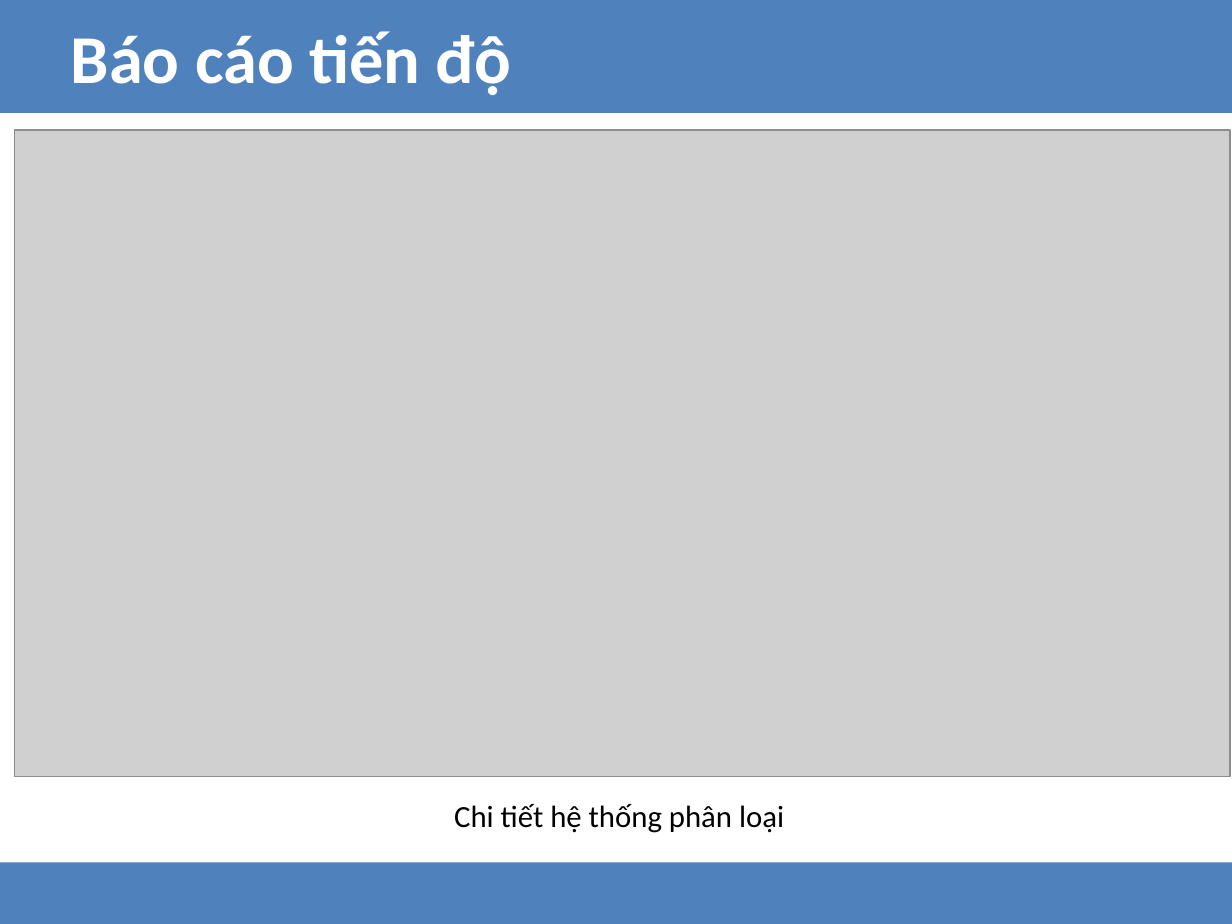
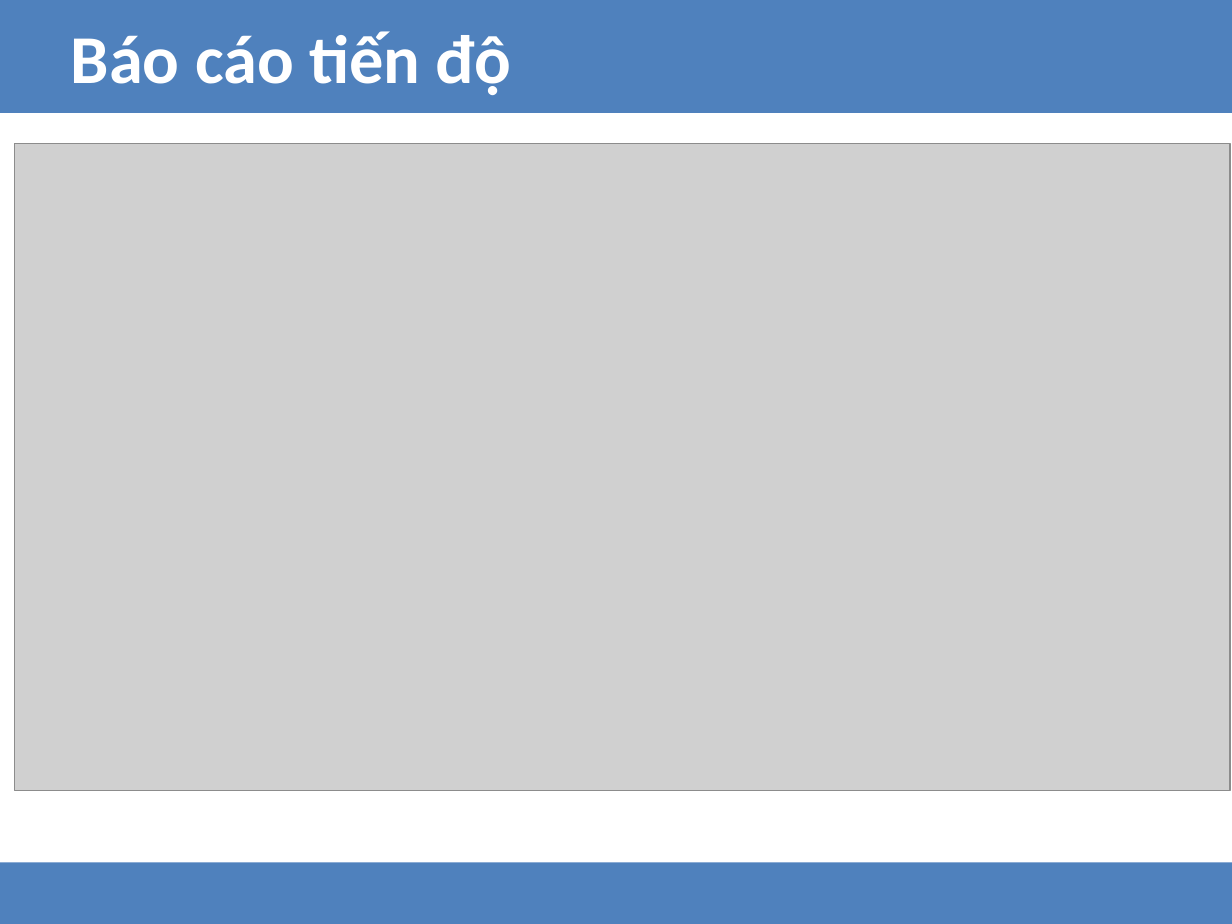
Before and after one commit to hungnd1475/graduate-thesis-hcmut-2015, a slide deck: slide 4 of reports/lvtn/presentation.pptx. Drawn at 1232x924 pixels with LibreOffice and Linux fonts; fonts in the diff are those of the drawing; grey boxes stand for pictures. Boxes give left, top, right and bottom in pixels: in the first picture for what was removed or moved away, otherwise in the second. Text is boxed around its words. In the diff, an @@ line names an element or a change of style, - is before the commit and + after.

```diff
--- a/reports/lvtn/presentation.pptx
+++ b/reports/lvtn/presentation.pptx
@@ picture moved from (x1=15, y1=129, x2=1231, y2=776) to (x1=15, y1=144, x2=1231, y2=791) @@
@@ text removed at (x1=454, y1=804, x2=784, y2=833) @@
-Chi tiết hệ thống phân loại
```
Also in this commit, not shown: 3 other slides changed.
